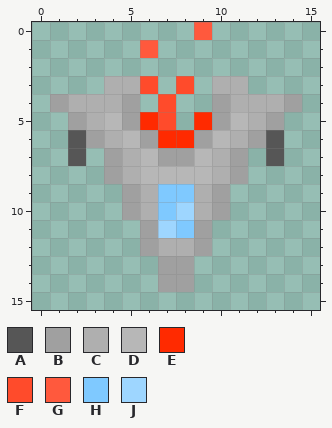
One commit to this pixel-art sprite: Assets/Player/player1_02.png. Above, as it was before the edit.
The file is 16x16 pixels. Pixels under 10% opacity are left out.
Palette (. is transparent): A #565656  B #a0a0a0  C #afafaf  D #b7b7b7  E #ff2a00  F #ff4b2b  G #ff593d  H #7fc9ff  J #9ed6ff
Pixels before, first column x 1:
 0 ........G.....
 1 .....G........
 2 ..............
 3 ...CCF.F.CC...
 4 BCCCB.F..BCCCB
 5 .BCDBEF.EBDCB.
 6 .ABCDBEEBDCBA.
 7 .A.BCDBBDCB.A.
 8 ...BCDDDDCB...
 9 ....BCHHCB....
10 ....BCHJCB....
11 .....BJHB.....
12 .....BCCB.....
13 ......BB......
14 ......BB......
After:
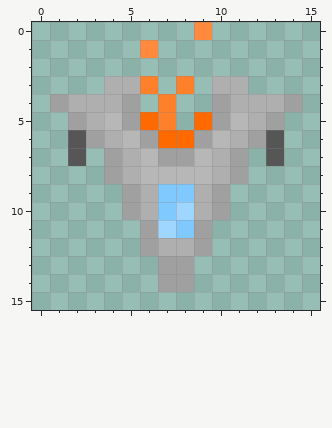
The edit:
Colour E changes from #ff2a00 to #ff6a00.
Colour F changes from #ff4b2b to #ff802b.
Colour G changes from #ff593d to #ff8a3d.
Where, in picture pixels (left, top, right, bottom), the same in both pictures:
changed: (140, 22, 212, 148)
